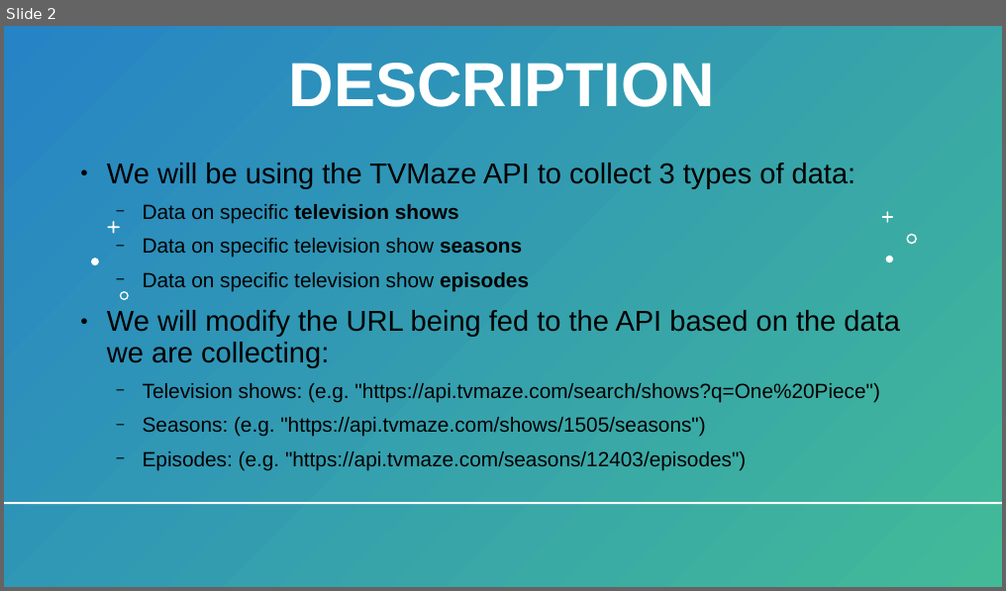
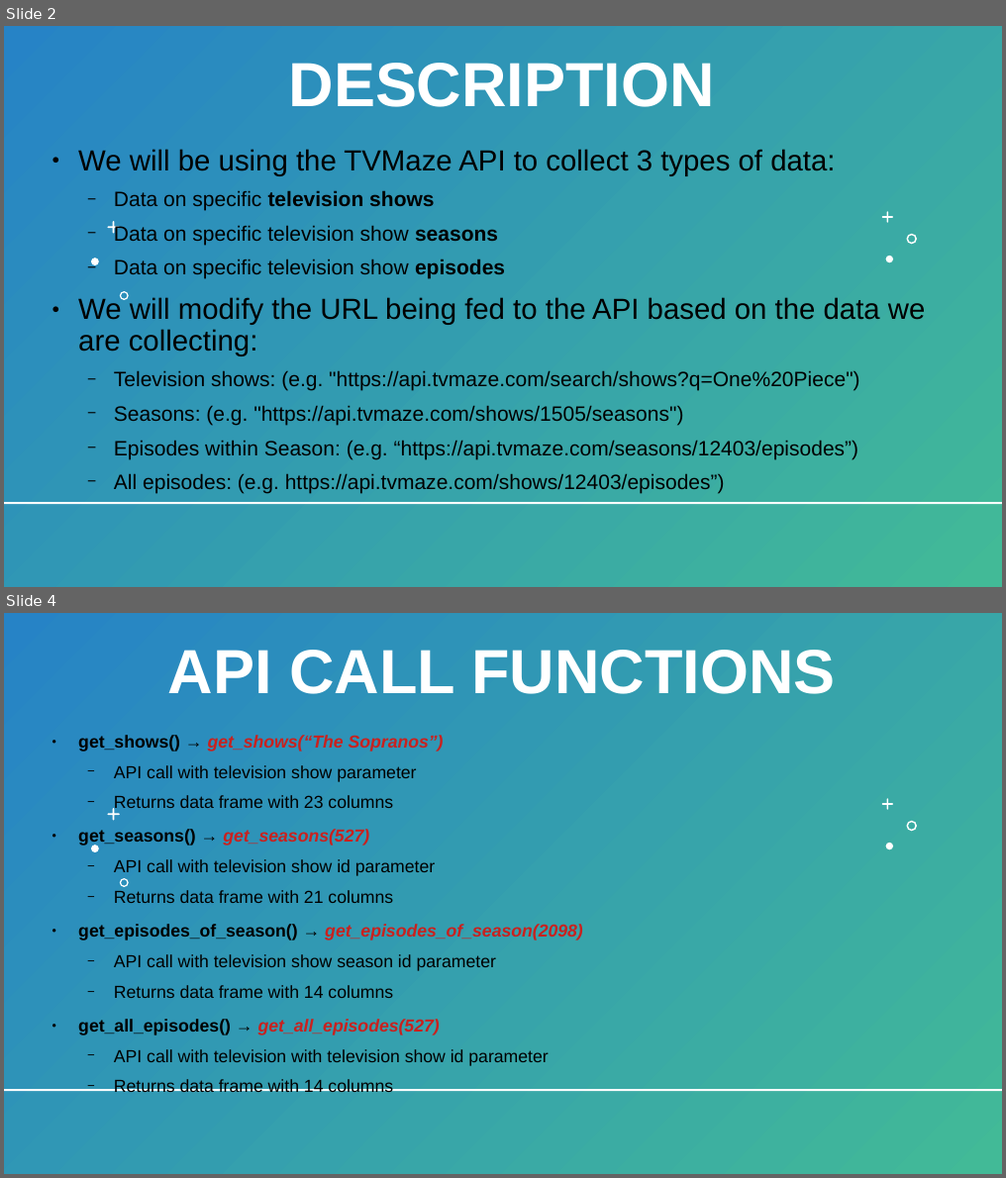
Before and after one commit to BaldeepDhada/API-Shows, a slide deck: 534-Slides.pptx. Shown one above the other, each under a label of ours: slide 2 before the commit, slides 2 and 4 after it; the slides between them are not shown. The pictures are 1006x591 and 1006x1178 pixels, drawn with LibreOffice and Linux fonts; fonts in the diff are those of the drawing. Boxes give left, top, right and bottom in pixels: in the first picture for what was removed or moved away, otherwise in the second. Text is boxed around its words. In the diff, an @@ line names an element or a change of style, - is before the commit and + after.

```diff
--- a/534-Slides.pptx
+++ b/534-Slides.pptx
@@ slide 4 added at bbox=[4, 613, 1002, 1174], background #FFFFFF; not listed: 1 template element that a slide beside it also shows @@
@@ rectangle added at bbox=[4, 613, 1002, 1174], fill gradient #2683C6 to #42BA97 @@
@@ title added at bbox=[168, 650, 835, 694], 60 pt, text #FFFFFF, bold @@
+API CALL FUNCTIONS
@@ line added from (62, 704) to (62, 1173), #2683C6 2 pt @@
@@ text added at bbox=[78, 735, 583, 1092], 16.7 pt, text #000000 @@
+● get_shows() → get_shows(“The Sopranos”)
+  − API call with television show parameter
+  − Returns data frame with 23 columns
+● get_seasons() → get_seasons(527)
+  − API call with television show id parameter
+  − Returns data frame with 21 columns
+● get_episodes_of_season() → get_episodes_of_season(2098)
+  − API call with television show season id parameter
+  − Returns data frame with 14 columns
+● get_all_episodes() → get_all_episodes(527)
+  − API call with television with television show id parameter
+  − Returns data frame with 14 columns
@@ freeform shape added at bbox=[107, 808, 119, 820], fill #FFFFFF @@
@@ freeform shape added at bbox=[882, 799, 893, 810], fill #FFFFFF @@
@@ freeform shape added at bbox=[907, 820, 918, 831], fill #FFFFFF @@
@@ freeform shape added at bbox=[91, 845, 98, 853], fill #FFFFFF @@
@@ freeform shape added at bbox=[886, 843, 893, 851], fill #FFFFFF @@
@@ freeform shape added at bbox=[120, 878, 129, 888], fill #FFFFFF @@
@@ line added from (4, 1090) to (1002, 1090), #FFFFFF 2 pt @@
@@ slide 2 changed as well @@
@@ text "We will be using the ...": place and size @@
-text "We will be using the ..." at bbox=[107, 163, 900, 471]
+text "We will be using the ..." at bbox=[78, 149, 926, 494]
@@ text at bbox=[78, 149, 926, 426]: size 27.7 to 28 pt in "We will be using the TVMaze API ...", "We will modify the URL being fed ..."; size 19.8 to 20 pt in "Data on specific television shows", "Data on specific television show seasons", "Data on specific television show episodes", "Television shows: (e.g. "https://api.tvmaze.com/search/shows ..." and 1 more places @@
@@ freeform shape at bbox=[107, 221, 119, 233]: outline redrawn @@
@@ text at bbox=[114, 440, 859, 494]: text changed; size 19.8 to 20 pt @@
-  − Episodes: (e.g. "https://api.tvmaze.com/seasons/12403/episodes")
+  − Episodes within Season: (e.g. “https://api.tvmaze.com/seasons/12403/episodes”)
+  − All episodes: (e.g. https://api.tvmaze.com/shows/12403/episodes”)
```
Also in this commit, not shown: 3 other slides changed, 1 other slide added.
